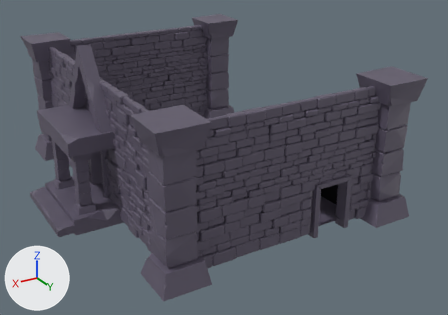
The Blender file Assets/Models/TempleOutside.blend as it was, and as the next commit left it.
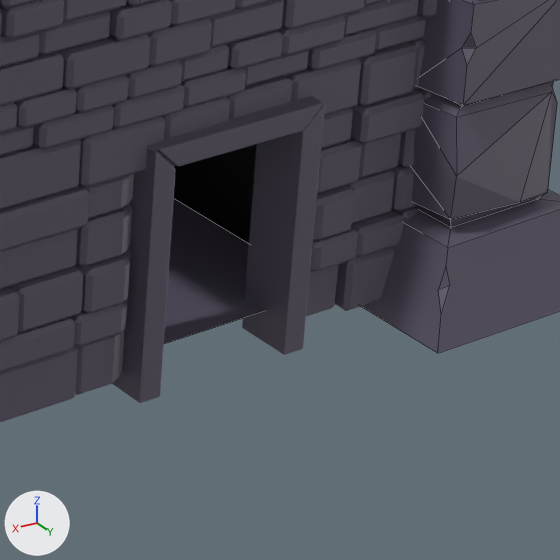
Old and new are each drawn whole from a camera (50 mm lens) standing at (10.91, 17.26, 9.03) and looking at (1.26, 1.19, 0.99) and again close up on the part from 63% to 90% of the width and 49% to 86% of the height. The lights are fixed; the arrows at lower left show +X, +Y and +Z. The close-ups show mesh edges as thin lines.

In view in the first close-up: 'Column.004', 'Door_knocker.001', 'Floor', 'Wall.006', 'Wall.007'.
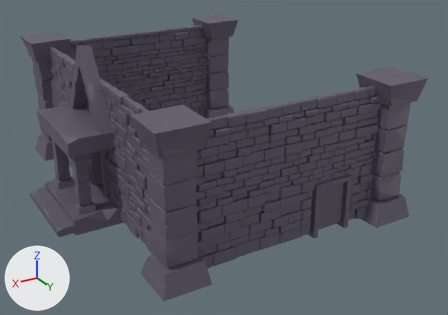
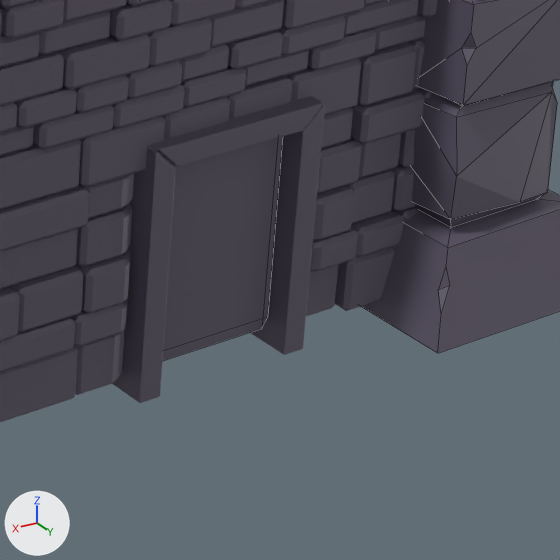
Edits to the scene script, one JSON object a line:
```json
{"op": "add", "block": "mat_darkgraybrick_002", "code": ["mat_darkgraybrick_002 = principled_material('DarkGrayBrick.002')", "mat_darkgraybrick_002.base_color = (0.12, 0.102, 0.15)  # dark purple #615a6c"]}
{"op": "add", "block": "me_cube_001", "code": ["me_cube_001 = bpy.data.meshes.new('Cube.001')", "me_cube_001.from_pydata(...)  # a box spanning x -1.0..1.0, y -1.0..1.0, z -1.0..1.0", "me_cube_001.materials.append(mat_darkgraybrick_002)  # dark purple #615a6c"]}
{"op": "add", "block": "ob_door", "code": ["ob_door = bpy.data.objects.new('Door', me_cube_001)", "ob_door.location = (-0.006, 5.011, 0.636)", "ob_door.rotation_euler = (0.0, 0.0, 1.571)  # degrees (0, 0, 90)", "ob_door.scale = (0.042, 0.467, 0.718)", "_m = ob_door.modifiers.new('Bevel', 'BEVEL')"]}
```

What differs and where, as boxes [x1, y1, x2, y2] in the close-ups (560 x 560 px):
```json
{"object": "Door", "change": "added", "after": [163, 137, 283, 361]}
{"object": "Floor", "change": "unchanged, covered by the edit", "before": [164, 199, 264, 344]}
{"object": "Wall.007", "change": "unchanged, covered by the edit", "before": [174, 144, 257, 243]}
```
